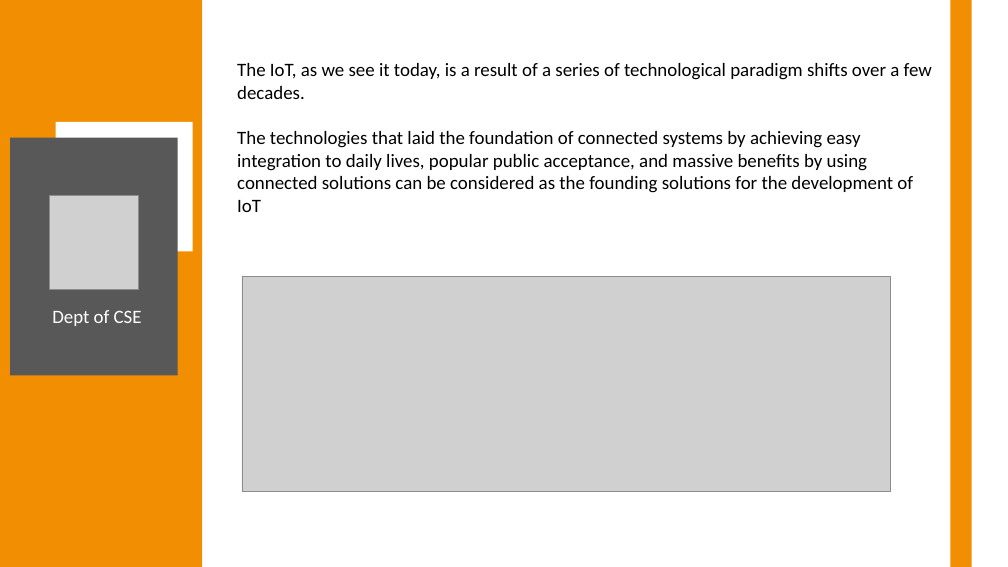
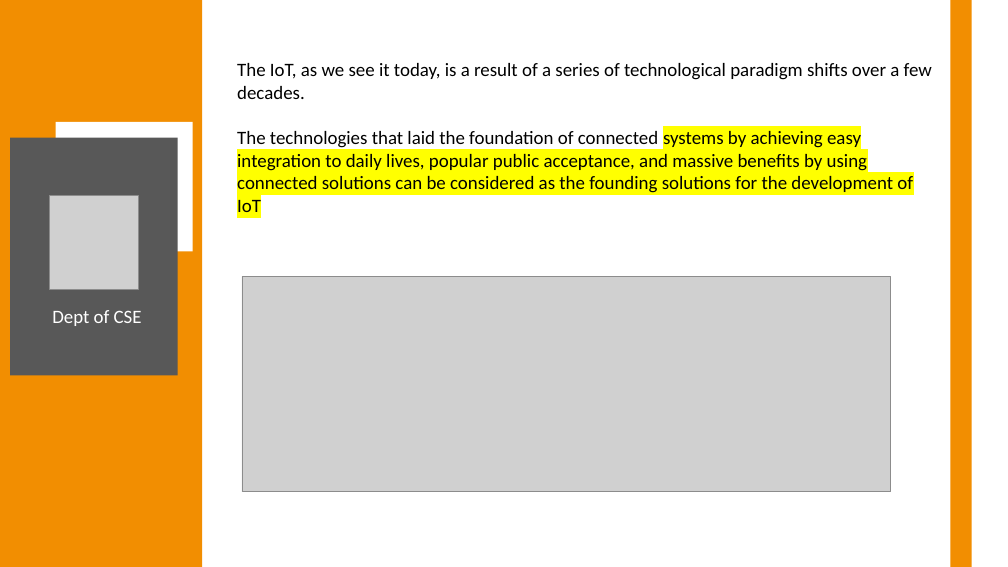
Before and after one commit to Anish202020/7th-Semester, a slide deck: slide 5 of 21 Schema Notes/Internet of Things/Module 1/Module1 PPT.pptx. Drawn at 1008x567 pixels with LibreOffice and Linux fonts; fonts in the diff are those of the drawing; grey boxes stand for pictures. Boxes give left, top, right and bottom in pixels: in the first picture for what was removed or moved away, otherwise in the second. Text is boxed around its words. In the diff, an @@ line names an element or a change of style, - is before the commit and + after.

```diff
--- a/21 Schema Notes/Internet of Things/Module 1/Module1 PPT.pptx
+++ b/21 Schema Notes/Internet of Things/Module 1/Module1 PPT.pptx
@@ text at (237,131,913,212): highlight none to #FFFF00 in "systems by achieving easy integration to daily ..." @@
```
Also in this commit, not shown: 5 other files.
